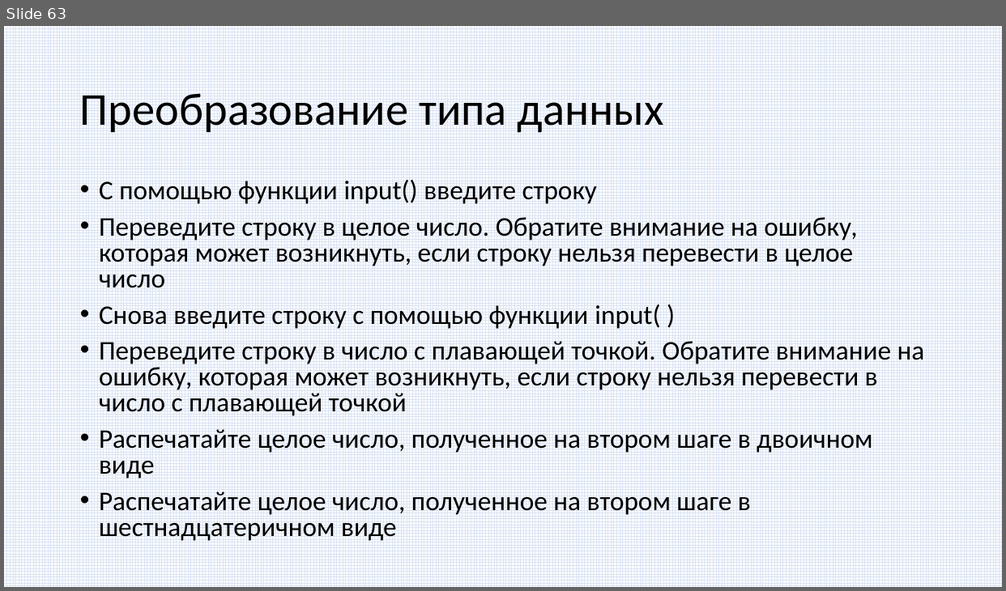
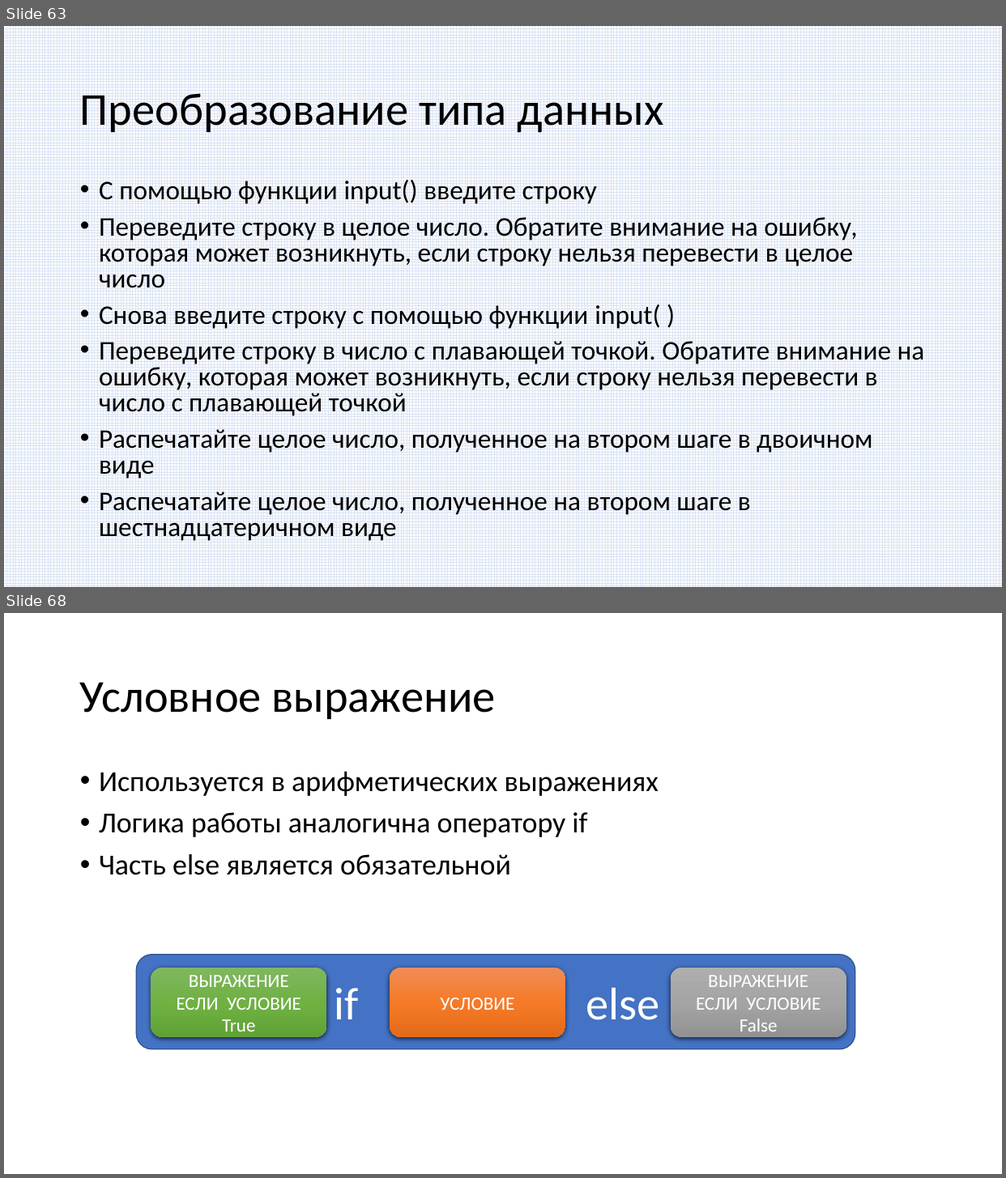
Before and after one commit to paveltsytovich/telegram-course, a slide deck: Presentation/Основы алгоритмизации и программирования.pptx. Shown one above the other, each under a label of ours: slide 63 before the commit, slides 63 and 68 after it; the slides between them are not shown. The pictures are 1006x591 and 1006x1178 pixels, drawn with LibreOffice and Linux fonts; fonts in the diff are those of the drawing. Boxes give left, top, right and bottom in pixels: in the first picture for what was removed or moved away, otherwise in the second. Text is boxed around its words. In the diff, an @@ line names an element or a change of style, - is before the commit and + after.

Commit message:
Оператор if и условное выражение

```diff
--- a/Presentation/Основы алгоритмизации и программирования.pptx
+++ b/Presentation/Основы алгоритмизации и программирования.pptx
@@ slide 68 added at box(4, 613, 1002, 1174), background #FFFFFF @@
@@ title added at box(80, 682, 496, 719), 44 pt, text #000000 @@
+Условное выражение
@@ text added at box(99, 771, 658, 875), 28 pt, text #000000 @@
+• Используется в арифметических выражениях
+• Логика работы аналогична оператору if
+• Часть else является обязательной
@@ group added at box(137, 954, 855, 1050): 4 rounded rectangles @@
+if else
+ВЫРАЖЕНИЕ
+ЕСЛИ УСЛОВИЕ True
+ВЫРАЖЕНИЕ
+ЕСЛИ УСЛОВИЕ False
+УСЛОВИЕ
```
Also in this commit, not shown: 4 other slides added, 1 other file.
